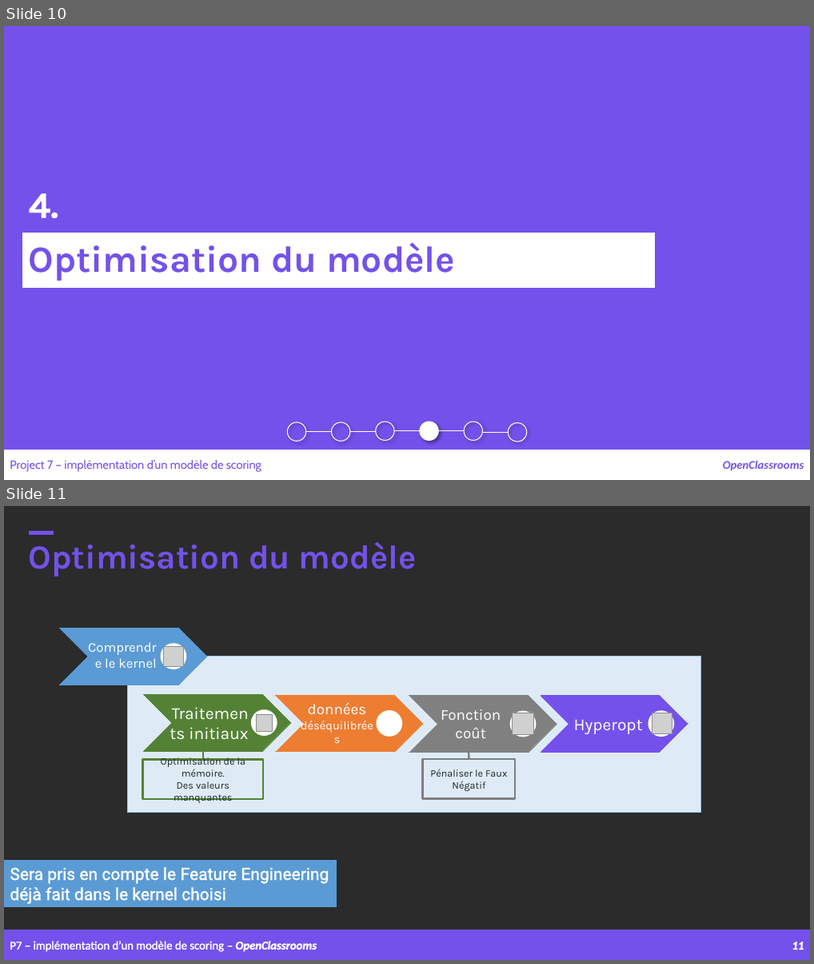
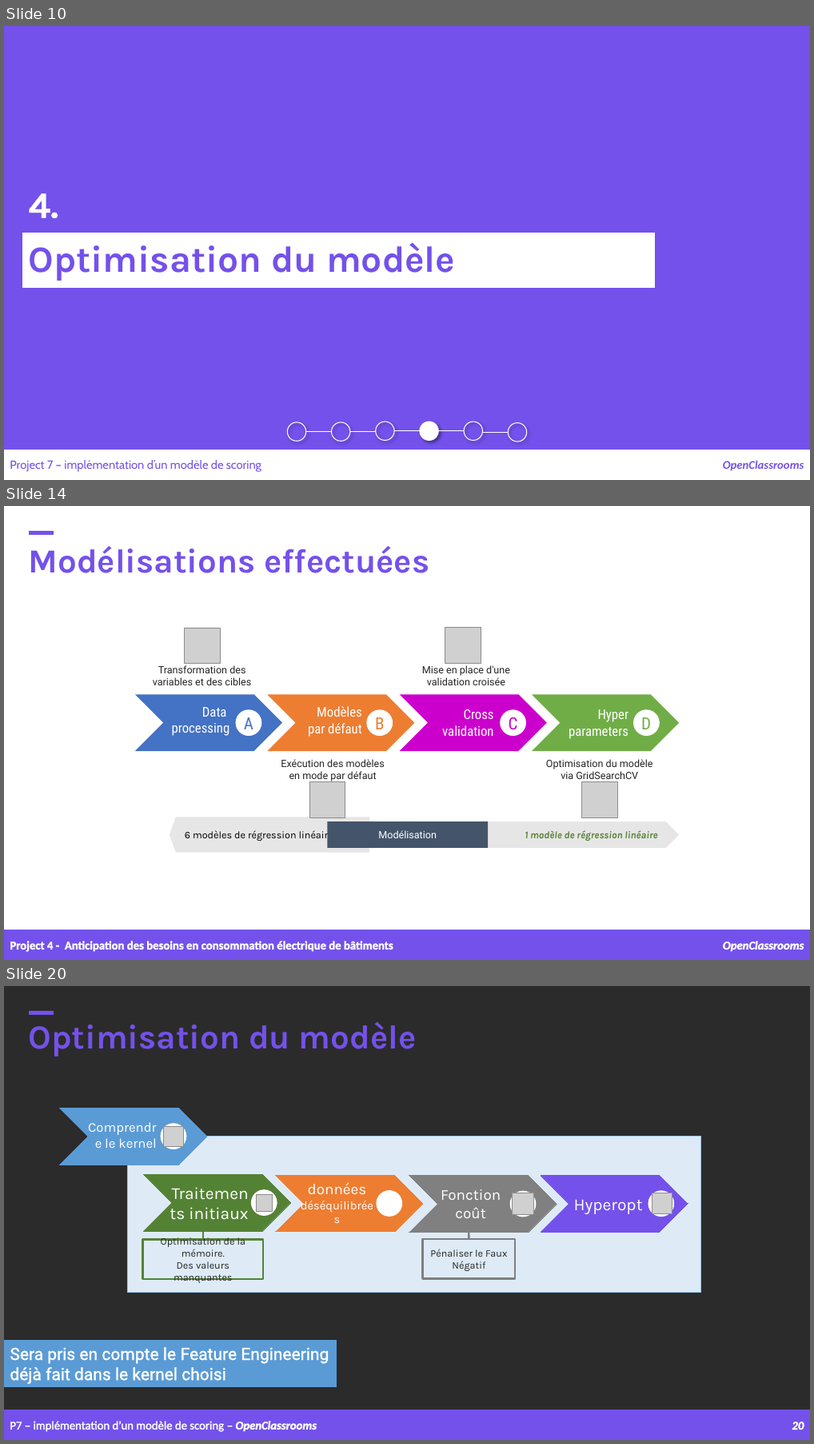
Before and after one commit to samirhinojosa/OC-P7-IMPLEMENT-A-SCORING-MODEL, a slide deck: supports/P7_presentation_final_v2.pptx. Shown one above the other, each under a label of ours: slides 10 and 11 before the commit, slides 10, 14 and 20 after it; the slides between them are not shown. The pictures are 814x964 and 814x1444 pixels, drawn with LibreOffice and Linux fonts; fonts in the diff are those of the drawing; grey boxes stand for pictures; background and template pictures are left out; a plain dark background stands for a picture behind light text. Boxes give left, top, right and bottom in pixels: in the first picture for what was removed or moved away, otherwise in the second. Text is boxed around its words. In the diff, an @@ line names an element or a change of style, - is before the commit and + after.

```diff
--- a/supports/P7_presentation_final_v2.pptx
+++ b/supports/P7_presentation_final_v2.pptx
@@ slide 14 added at (4,506,810,960), background picture (left out) @@
@@ text added at (29,546,430,573), 40 pt, text #7451EB, bold @@
+Modélisations effectuées
@@ rectangle added at (29,531,53,535), fill #7451EB, outline #7451EB 1 pt @@
@@ picture added at (184,628,220,664) @@
@@ picture added at (445,627,481,663) @@
@@ text added at (153,665,251,685), 12 pt, text #252525 @@
+Transformation des variables et des cibles
@@ text added at (422,665,510,685), 12 pt, text #252525 @@
+Mise en place d'une validation croisée
@@ chevron added at (135,694,283,751), fill #4472C4 @@
@@ chevron added at (267,694,414,751), fill #ED7D31 @@
@@ chevron added at (400,694,547,751), fill #CC00CC @@
@@ chevron added at (532,694,680,751), fill #70AD47 @@
@@ text added at (172,707,230,736), 16 pt, text #FFFFFF @@
+Data
+processing
@@ ellipse added at (236,709,262,736), fill #FFFFFF @@
@@ text added at (244,717,254,729), 20 pt, text #4472C4 @@
+A
@@ text added at (308,706,362,736), 16 pt, text #FFFFFF @@
+Modèles
+par défaut
@@ ellipse added at (367,709,393,736), fill #FFFFFF @@
@@ text added at (375,717,384,729), 20 pt, text #ED7D31 @@
+B
@@ text added at (442,709,494,736), 16 pt, text #FFFFFF @@
+Cross validation
@@ ellipse added at (500,709,526,736), fill #FFFFFF @@
@@ text added at (509,717,518,730), 20 pt, text #CC00CC @@
+C
@@ text added at (569,709,630,739), 16 pt, text #FFFFFF @@
+Hyper parameters
@@ ellipse added at (634,709,660,736), fill #FFFFFF @@
@@ text added at (642,717,651,729), 20 pt, text #70AD47 @@
+D
@@ text added at (281,759,385,782), 12 pt, text #252525 @@
+Exécution des modèles en mode par défaut
@@ text added at (546,759,654,782), 12 pt, text #252525 @@
+Optimisation du modèle via GridSearchCV
@@ picture added at (310,782,345,817) @@
@@ picture added at (582,782,618,817) @@
@@ pentagon arrow added at (135,821,405,847), fill #E7E6E6, 12 pt, text #000000 @@
+6 modèles de régression linéaire
@@ rectangle added at (328,821,489,847), fill #44546A, 12 pt, text #FFFFFF @@
+Modélisation
@@ pentagon arrow added at (410,821,679,847), fill #E7E6E6, 12 pt, text #548235, bold, italic @@
+1 modèle de régression linéaire
@@ rectangle added at (4,929,810,960), fill #7451EB, outline #7451EB 1 pt @@
@@ text added at (10,940,394,952), 14 pt, text #FFFFFF, bold @@
+Project 4 - Anticipation des besoins en consommation électrique de bâtiments
@@ text added at (723,940,805,951), 14 pt, text #FFFFFF, bold, italic @@
+OpenClassrooms
@@ what was slide 11 is now slide 20 @@
@@ page number at (792,1421,804,1429): text changed @@
-11
+20
```
Also in this commit, not shown: 3 slides changed, 8 other slides added, 2 other files.
